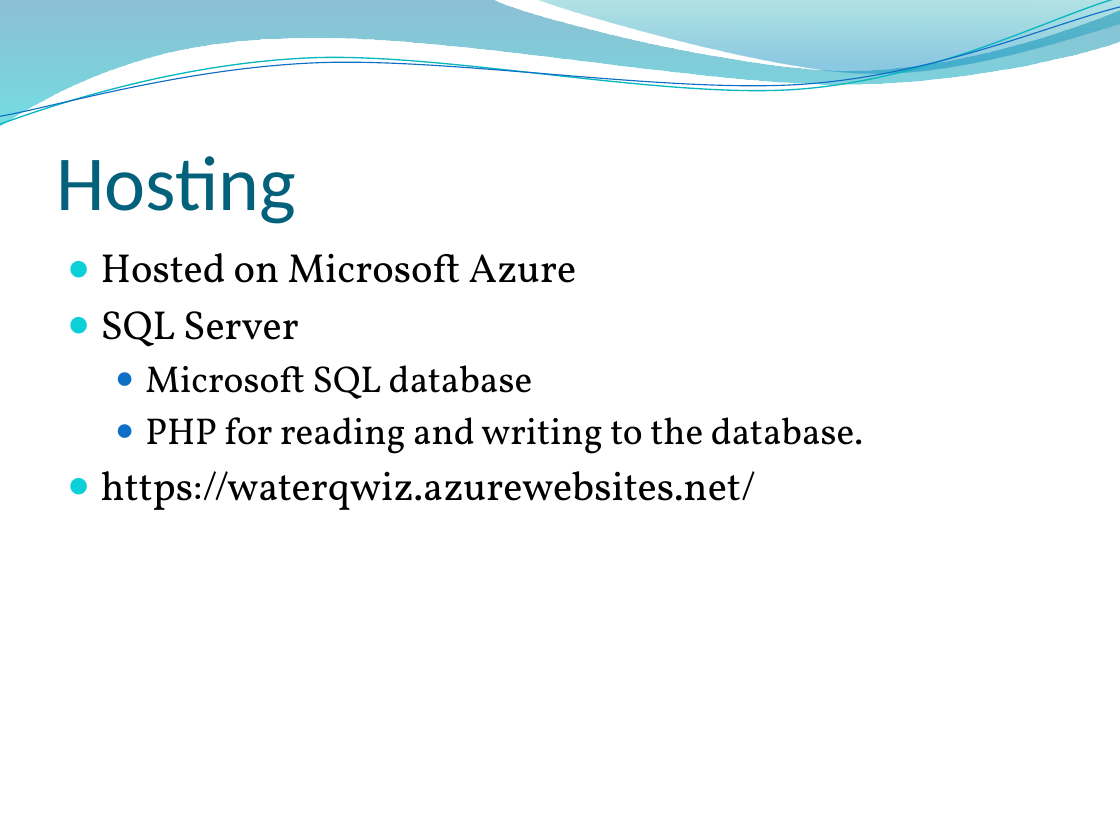
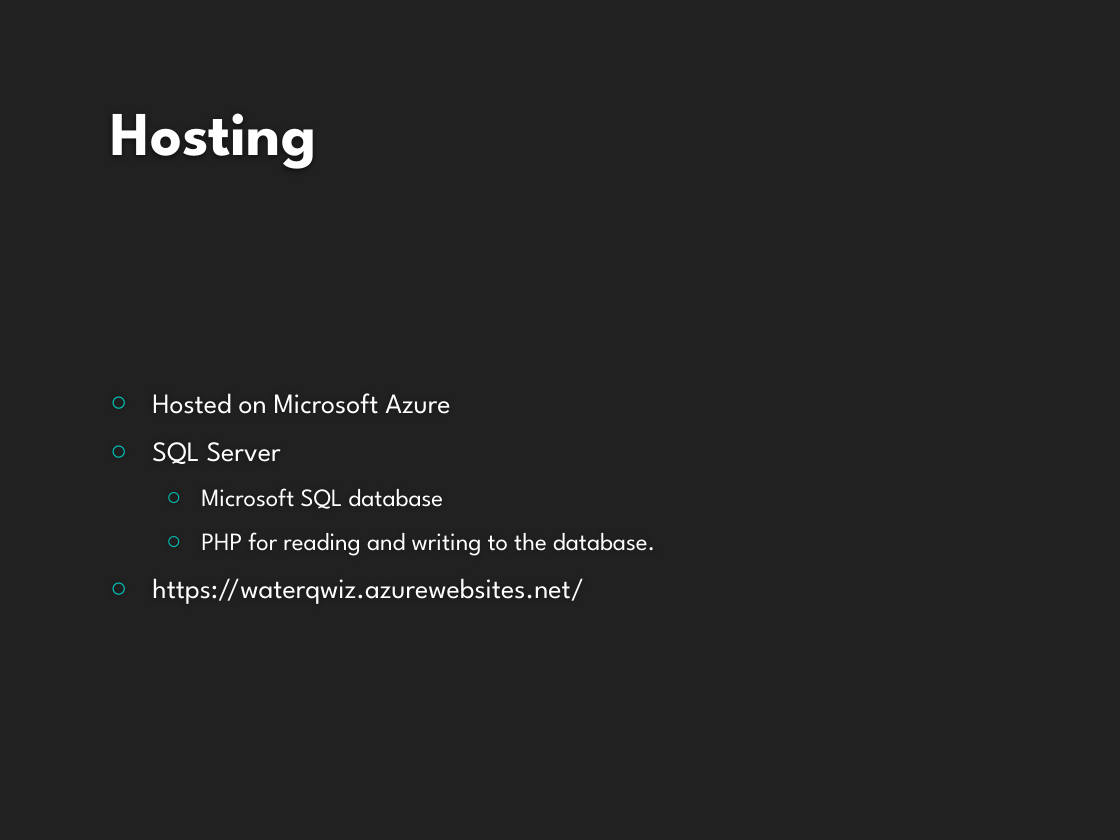
Before and after one commit to HarmanbirD/WaterQwiz, a slide deck: slide 8 of Wasted Water Quiz.pptx. Drawn at 1120x840 pixels with LibreOffice and Linux fonts; fonts in the diff are those of the drawing; background and template pictures are left out. Boxes give left, top, right and bottom in pixels: in the first picture for what was removed or moved away, otherwise in the second. Text is boxed around its words. In the diff, an @@ line names an element or a change of style, - is before the commit and + after.

```diff
--- a/Wasted Water Quiz.pptx
+++ b/Wasted Water Quiz.pptx
@@ background picture (left out) to #212121 @@
@@ freeform shape removed at (0,0,1120,127) @@
@@ freeform shape removed at (0,0,1120,131) @@
@@ freeform shape removed at (0,7,1120,125) @@
@@ freeform shape removed at (536,0,1120,77) @@
@@ title "Hosting": place and size @@
-title "Hosting" at (56,156,296,224)
+title "Hosting" at (110,113,316,169)
@@ title "Hosting" at (110,113,316,169): size 50 to 40 pt, font Calibri to League Spartan, text colour #04617B to #FEFEFE, bold on @@
@@ text "Hosted on Microsoft Azure": place and size @@
-text "Hosted on Microsoft Azure" at (101,253,863,510)
+text "Hosted on Microsoft Azure" at (152,393,655,604)
@@ text "Hosted on Microsoft Azure" at (152,393,655,604): size 26 to 18 pt in "Hosted on Microsoft Azure", "SQL Server", "https://waterqwiz.azurewebsites.net/"; font Vollkorn to League Spartan, text colour #000000 to #FFFFFF; size 24 to 16 pt in "Microsoft SQL database", "PHP for reading and writing to the ..."; bullet ● to ○; more space between paragraphs; bullet colour #0BD0D9 to #00C6BB; bullet colour #0F6FC6 to #00C6BB; vertical alignment top to middle @@
```
Also in this commit, not shown: 8 other slides changed, 1 other file.
